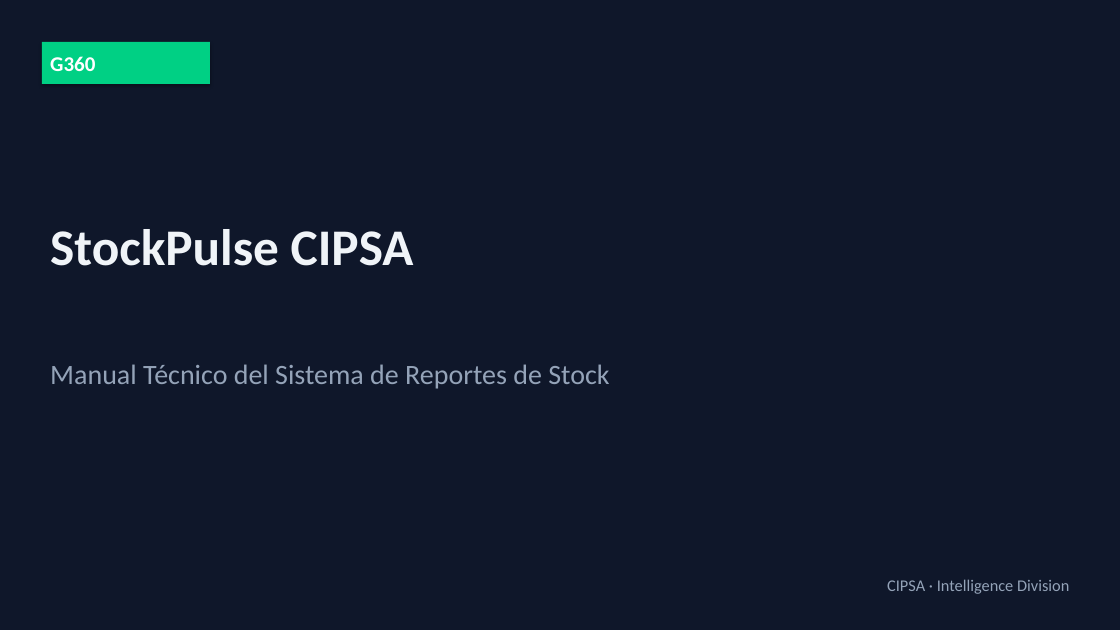
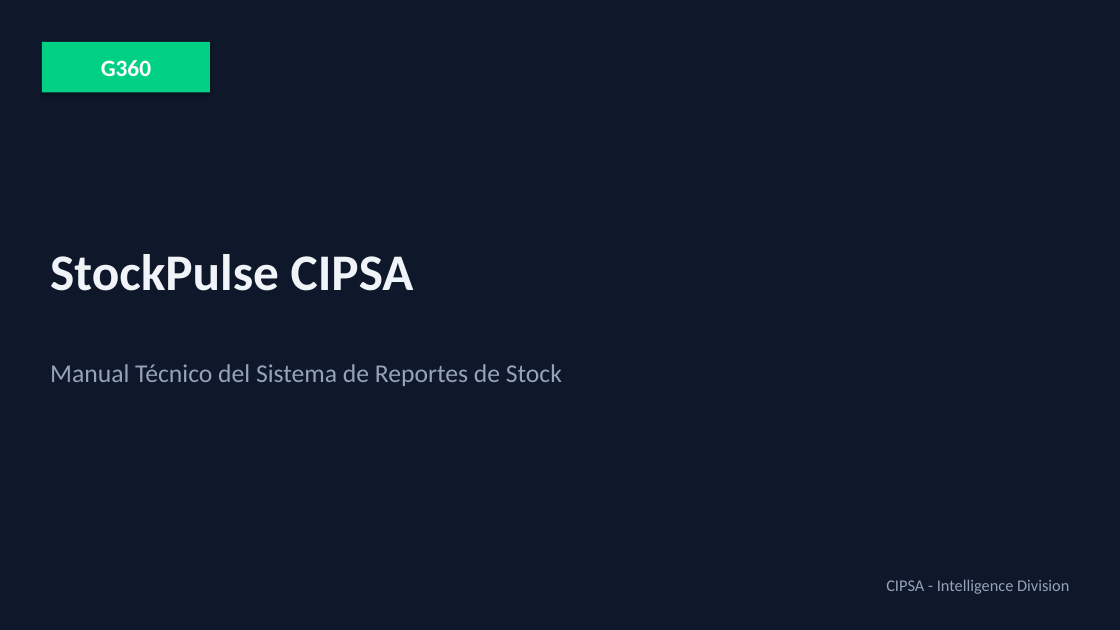
Before and after one commit to carloscus/g360-stock-reporter, a slide deck: slide 1 of StockPulse_Manual_Tecnico.pptx. Drawn at 1120x630 pixels with LibreOffice and Linux fonts; fonts in the diff are those of the drawing. Boxes give left, top, right and bottom in pixels: in the first picture for what was removed or moved away, otherwise in the second. Text is boxed around its words. In the diff, an @@ line names an element or a change of style, - is before the commit and + after.

```diff
--- a/StockPulse_Manual_Tecnico.pptx
+++ b/StockPulse_Manual_Tecnico.pptx
@@ rectangle "G360": place and size @@
-rectangle "G360" at <box>42,42,210,84</box>
+rectangle "G360" at <box>42,42,210,92</box>
@@ rectangle "G360" at <box>42,42,210,92</box>: size 18 to 20 pt; alignment left to centre @@
@@ text "StockPulse CIPSA": place and size @@
-text "StockPulse CIPSA" at <box>50,229,414,266</box>
+text "StockPulse CIPSA" at <box>50,254,414,291</box>
@@ text "Manual Técnico del Sistema de ..." at <box>50,364,562,386</box>: size 24 to 22 pt @@
@@ text at <box>886,579,1069,594</box>: text changed @@
-CIPSA · Intelligence Division
+CIPSA - Intelligence Division
```
Also in this commit, not shown: 25 other slides changed.
